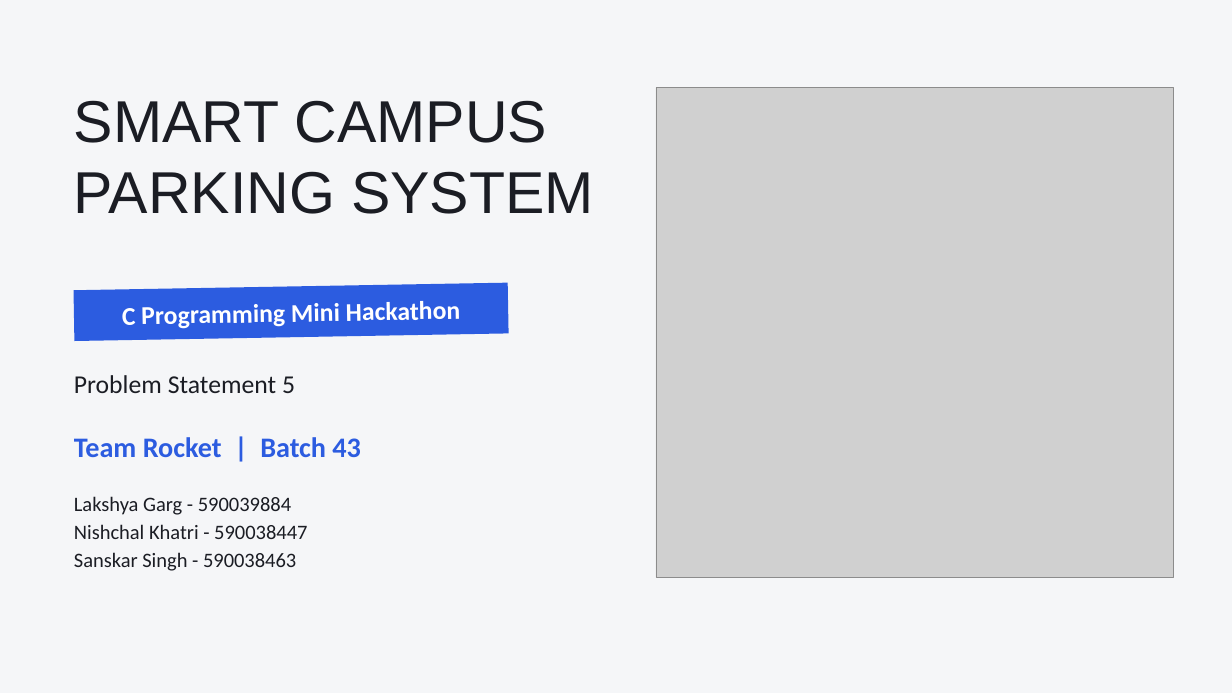
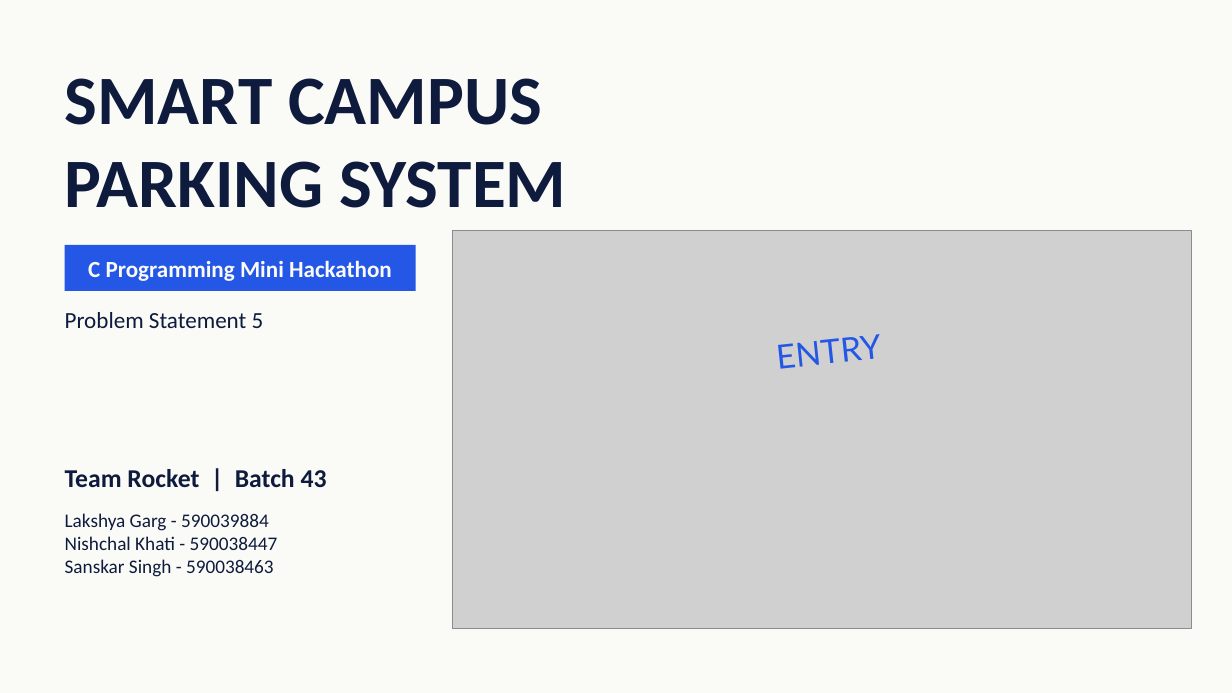
Before and after one commit to kneeshchal/Batch43_TeamRocket_SmartCampusParking, a slide deck: slide 1 of Presentation.pptx. Drawn at 1232x693 pixels with LibreOffice and Linux fonts; fonts in the diff are those of the drawing; grey boxes stand for pictures. Boxes give left, top, right and bottom in pixels: in the first picture for what was removed or moved away, otherwise in the second. Text is boxed around its words. In the diff, an @@ line names an element or a change of style, - is before the commit and + after.

```diff
--- a/Presentation.pptx
+++ b/Presentation.pptx
@@ background #F5F6F8 to #FAFAF7 @@
@@ title "SMART CAMPUS": place and size @@
-title "SMART CAMPUS" at box(74, 100, 593, 214)
+title "SMART CAMPUS" at box(65, 78, 566, 208)
@@ title "SMART CAMPUS" at box(65, 78, 566, 208): size 46 to 54 pt, font Arial to Calibri, text colour #1B1D24 to #0F1B3D, bold on @@
@@ picture removed at box(656, 88, 1174, 578) @@
@@ picture added at box(453, 231, 1192, 628) @@
@@ rectangle "C Programming Mini Hackathon" at box(65, 245, 416, 291): size 20 to 18 pt, text colour #FFFFFF to #FAFAF7; fill #2C5CE0 to #2457E6; rotation 359 to 0 degrees @@
@@ text "Problem Statement 5": place and size @@
-text "Problem Statement 5" at box(74, 375, 295, 393)
+text "Problem Statement 5" at box(65, 312, 264, 328)
@@ text "Problem Statement 5" at box(65, 312, 264, 328): size 20 to 18 pt, text colour #1B1D24 to #0F1B3D; vertical alignment middle to top @@
@@ text added at box(778, 334, 883, 369), 26 pt, text #2457E6 @@
+ENTRY
@@ text "Team Rocket | Batch 43": place and size @@
-text "Team Rocket | Batch 43" at box(74, 437, 361, 457)
+text "Team Rocket | Batch 43" at box(65, 469, 327, 487)
@@ text "Team Rocket | Batch 43" at box(65, 469, 327, 487): size 22 to 20 pt, text colour #2C5CE0 to #0F1B3D; vertical alignment middle to top @@
@@ text "Lakshya Garg - 590039884": place and size @@
-text "Lakshya Garg - 590039884" at box(74, 496, 307, 571)
+text "Lakshya Garg - 590039884" at box(65, 513, 278, 577)
@@ text "Lakshya Garg - 590039884" at box(65, 513, 278, 577): vertical alignment middle to top @@
@@ text at box(65, 536, 278, 550): text changed; size 16 to 15 pt; text colour #1B1D24 to #0F1B3D @@
-Nishchal Khatri - 590038447
+Nishchal Khati - 590038447
@@ text at box(65, 513, 274, 577): size 16 to 15 pt, text colour #1B1D24 to #0F1B3D in "Lakshya Garg - 590039884", "Sanskar Singh - 590038463"; less space between paragraphs @@
```
Also in this commit, not shown: 2 other slides changed, 5 slides added, 5 slides removed.
